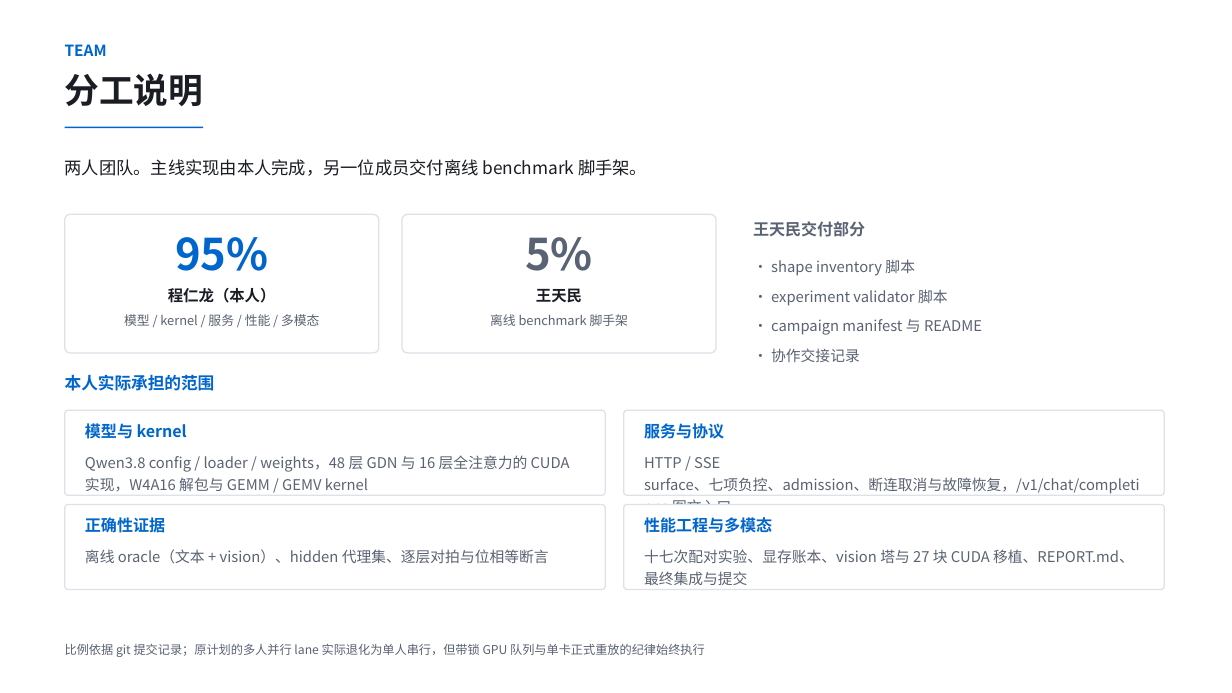
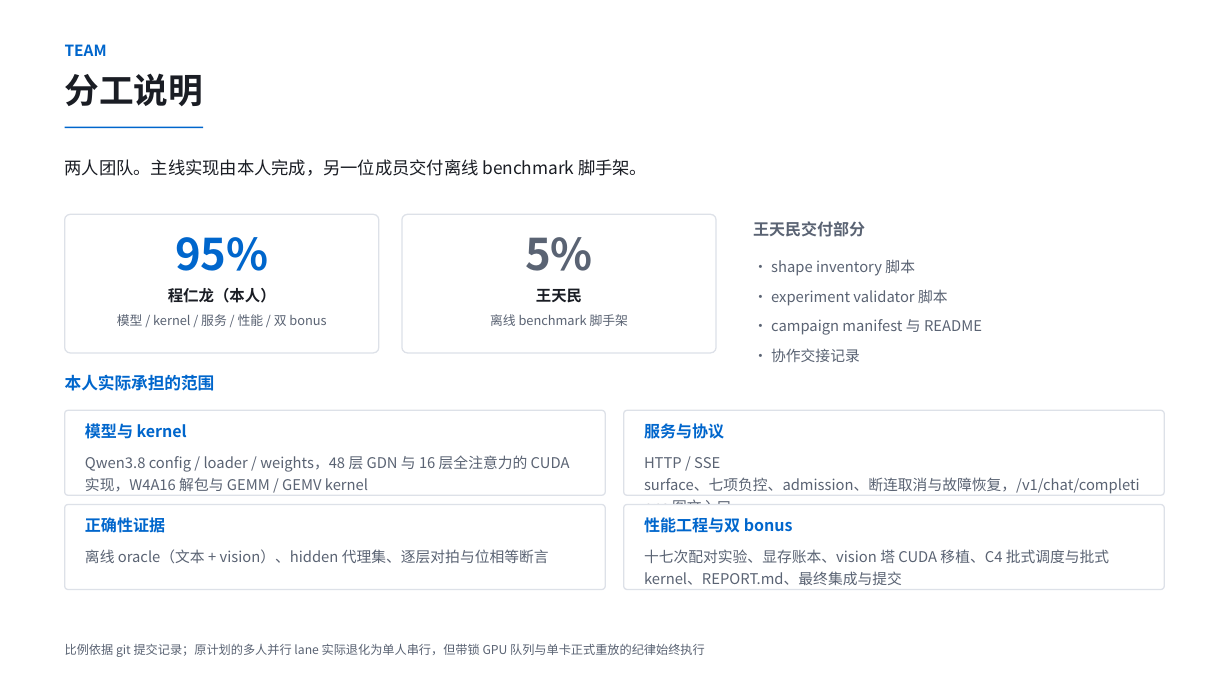
Before and after one commit to mygqdmmss/ApxInf, a slide deck: slide 14 of pdf/项目6_程仁龙_4090能飞_v1.pptx (slide 13 before the commit). Drawn at 1232x693 pixels with LibreOffice and Linux fonts; fonts in the diff are those of the drawing. Boxes give left, top, right and bottom in pixels: in the first picture for what was removed or moved away, otherwise in the second. Text is boxed around its words. In the diff, an @@ line names an element or a change of style, - is before the commit and + after.

```diff
--- a/pdf/项目6_程仁龙_4090能飞_v1.pptx
+++ b/pdf/项目6_程仁龙_4090能飞_v1.pptx
@@ text at (x1=117, y1=314, x2=326, y2=326): text changed @@
-模型 / kernel / 服务 / 性能 / 多模态
+模型 / kernel / 服务 / 性能 / 双 bonus
@@ text at (x1=644, y1=517, x2=793, y2=533): text changed @@
-性能工程与多模态
+性能工程与双 bonus
@@ text at (x1=644, y1=549, x2=1109, y2=585): text changed @@
-十七次配对实验、显存账本、vision 塔与 27 块 CUDA 移植、REPORT.md、最终集成与提交
+十七次配对实验、显存账本、vision 塔 CUDA 移植、C4 批式调度与批式 kernel、REPORT.md、最终集成与提交
```
Also in this commit, not shown: 5 other slides changed, 1 slide added, 3 other files.
